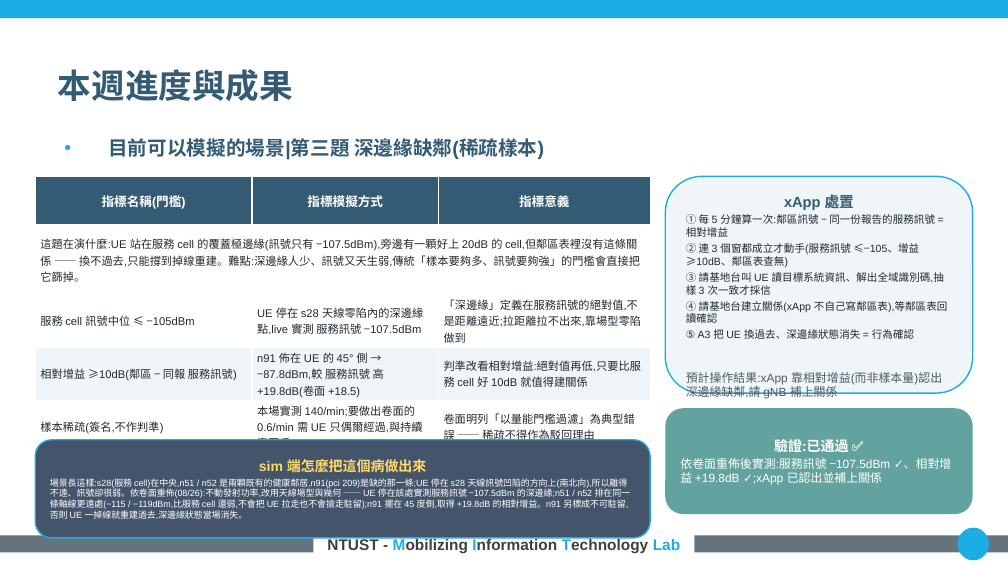
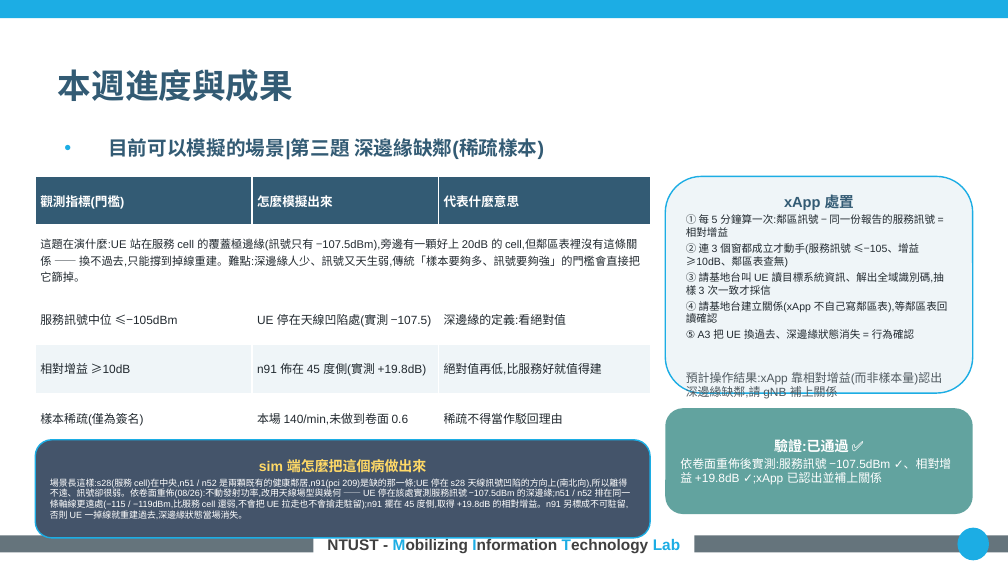
Before and after one commit to kimOuO/RAN-sim-OAI, a slide deck: slide 6 of docs/report/8_27_進度報告_v10十二題.pptx. Drawn at 1008x567 pixels with LibreOffice and Linux fonts; fonts in the diff are those of the drawing; background and template pictures are left out. Boxes give left, top, right and bottom in pixels: in the first picture for what was removed or moved away, otherwise in the second. Text is boxed around its words. In the diff, an @@ line names an element or a change of style, - is before the commit and + after.

```diff
--- a/docs/report/8_27_進度報告_v10十二題.pptx
+++ b/docs/report/8_27_進度報告_v10十二題.pptx
@@ table at bbox=[35, 176, 650, 438] @@
-row 1: 指標名稱(門檻) | 指標模擬方式 | 指標意義
+row 1: 觀測指標(門檻) | 怎麼模擬出來 | 代表什麼意思
-row 3: 服務 cell 訊號中位 ≤ −105dBm | UE 停在 s28 天線零陷內的深邊緣點,live 實測 服務訊號 −107.5dBm | 「深邊緣」定義在服務訊號的絕對值,不是距離遠近;拉距離拉不出來,靠場型零陷做到
+row 3: 服務訊號中位 ≤−105dBm | UE 停在天線凹陷處(實測 −107.5) | 深邊緣的定義:看絕對值
-row 4: 相對增益 ≥10dB(鄰區 − 同報 服務訊號) | n91 佈在 UE 的 45° 側 → −87.8dBm,較 服務訊號 高 +19.8dB(卷面 +18.5) | 判準改看相對增益:絕對值再低,只要比服務 cell 好 10dB 就值得建關係
+row 4: 相對增益 ≥10dB | n91 佈在 45 度側(實測 +19.8dB) | 絕對值再低,比服務好就值得建
-row 5: 樣本稀疏(簽名,不作判準) | 本場實測 140/min;要做出卷面的 0.6/min 需 UE 只偶爾經過,與持續窗互斥 | 卷面明列「以量能門檻過濾」為典型錯誤 —— 稀疏不得作為駁回理由
+row 5: 樣本稀疏(僅為簽名) | 本場 140/min,未做到卷面 0.6 | 稀疏不得當作駁回理由
```
Also in this commit, not shown: 11 other slides changed, 1 other file.
